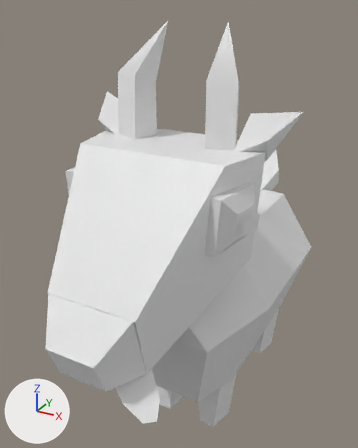
What one commit did to the FBX model Assets/[BaifosFarm]/Cabras/CabraNegra/Modelo/CabraNegra.fbx.
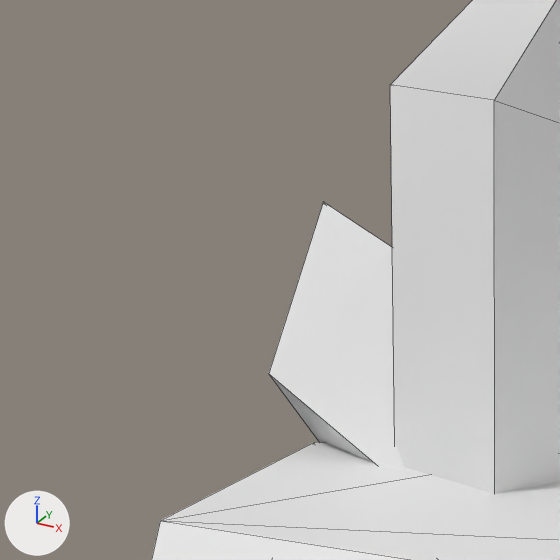
The first picture shows the older version from a 50 mm camera at (0.35, -0.792, 0.737) aimed at (-0.052, -0.06, 0.371). The close-ups show both versions on the part from 15% to 41% of the width and 13% to 33% of the height of that picture; other places that the commit changed are outside them. Arrows for +X, +Y and +Z are at lower left; the lights stay in place. The close-ups show mesh edges as thin lines. Where no turn or scale is listed for an object, it has been applied to the vertices.

Names of what the first close-up shows: 'Cabeza001', 'Cuerno der001', 'Oreja der002'.
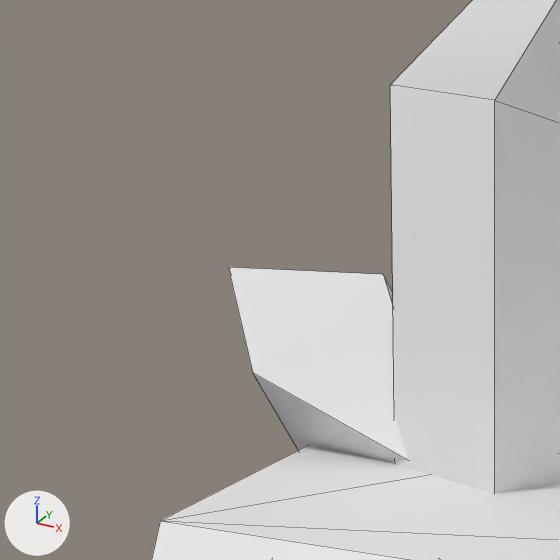
Boxes (x1, y1, x2, y2) around the edits, measured in the close-ups (560 x 560 px):
'Oreja der002', turned, rescaled
    before: (269, 202, 404, 467)
    after: (228, 267, 408, 463)

Diff of the bpy script that builds the scene:
```diff
--- a/Assets/[BaifosFarm]/Cabras/CabraNegra/Modelo/CabraNegra.fbx.py
+++ b/Assets/[BaifosFarm]/Cabras/CabraNegra/Modelo/CabraNegra.fbx.py
@@ ob_oreja_der002 @@
 ob_oreja_der002.location = (-2.506, -3.431, 1.676)
-ob_oreja_der002.rotation_euler = (-0.131, -0.911, -1.544)  # degrees (-7.5, -52, -88)
-ob_oreja_der002.scale = (-0.59, -0.494, -0.791)
+ob_oreja_der002.rotation_euler = (0.147, -0.9, -1.733)  # degrees (8.4, -52, -99)
+ob_oreja_der002.scale = (-0.454, -0.585, -0.864)
```
